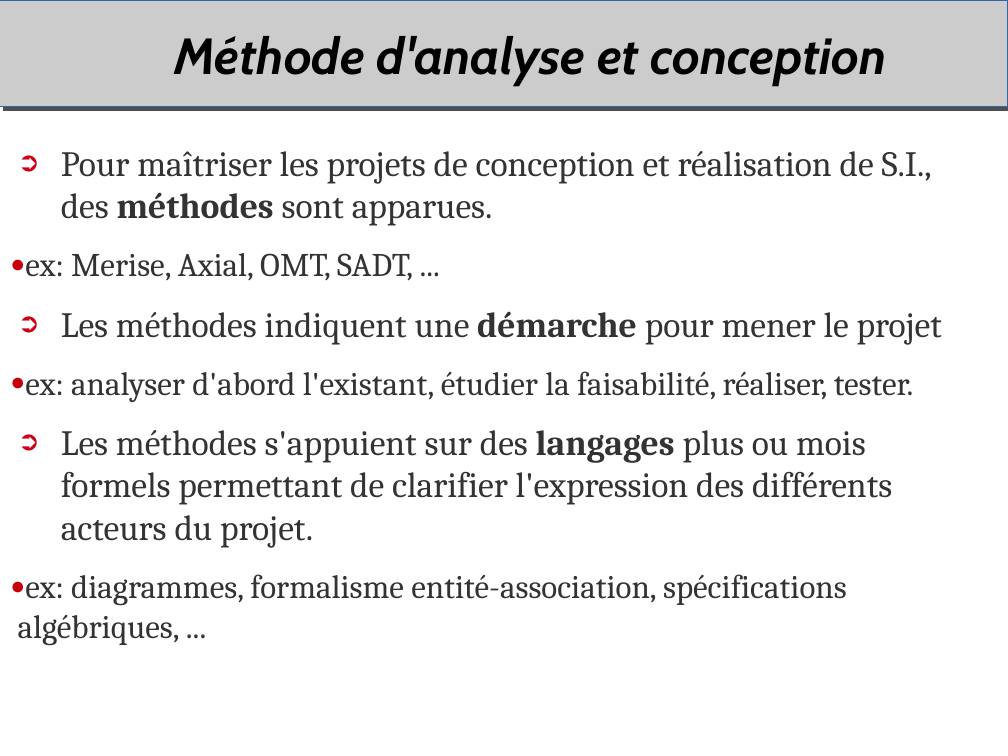
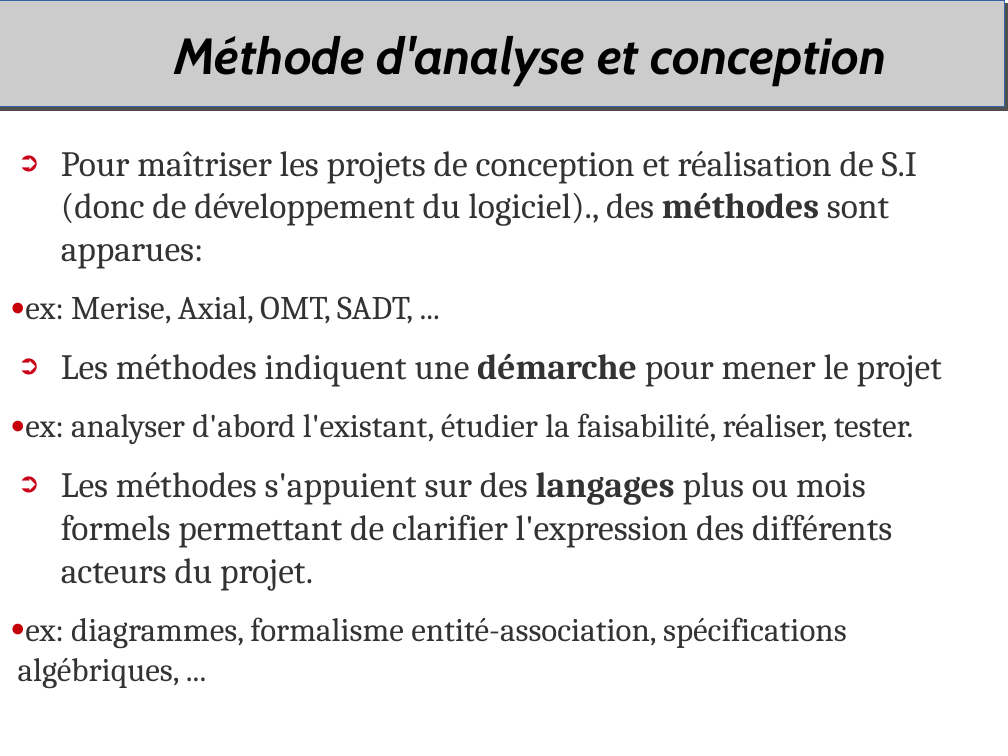
Before and after one commit to duanegris/texts, a slide deck: slide 7 of em-msi/it-s704/msi306-uml.odp (slide 6 before the commit). Drawn at 1008x756 pixels with LibreOffice and Linux fonts; fonts in the diff are those of the drawing; background and template pictures are left out. Boxes give left, top, right and bottom in pixels: in the first picture for what was removed or moved away, otherwise in the second. Text is boxed around its words. In the diff, an @@ line names an element or a change of style, - is before the commit and + after.

```diff
--- a/em-msi/it-s704/msi306-uml.odp
+++ b/em-msi/it-s704/msi306-uml.odp
@@ rectangle: place and size @@
-rectangle at [0,0,1008,107]
+rectangle at [0,0,1004,107]
@@ text at [61,151,918,269]: text changed @@
-➲ Pour maîtriser les projets de conception et réalisation de S.I., des méthodes sont apparues.
+➲ Pour maîtriser les projets de conception et réalisation de S.I (donc de développement du logiciel)., des méthodes sont apparues:
```
Also in this commit, not shown: 45 other slides changed, 11 slides added.
